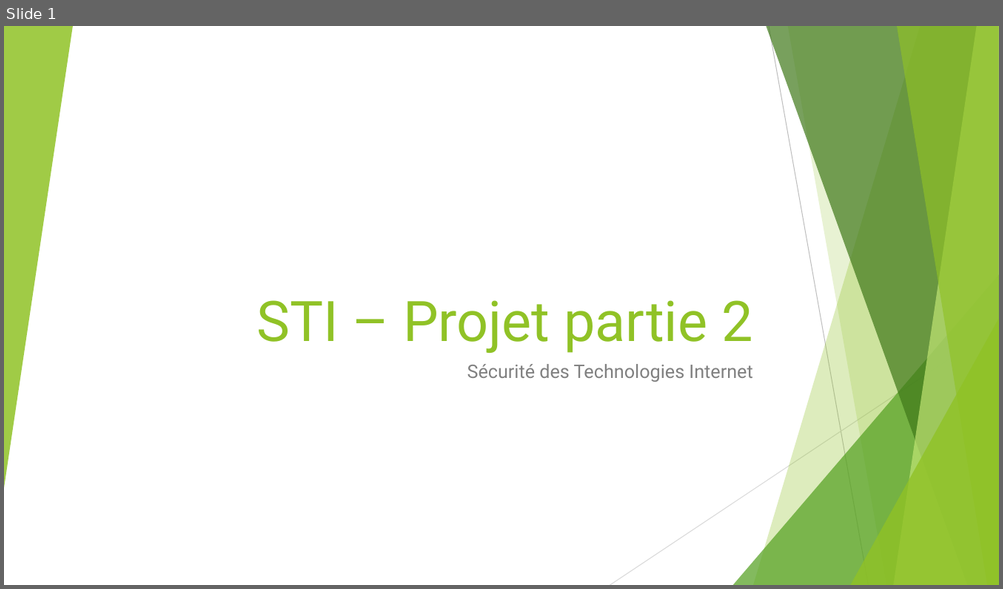
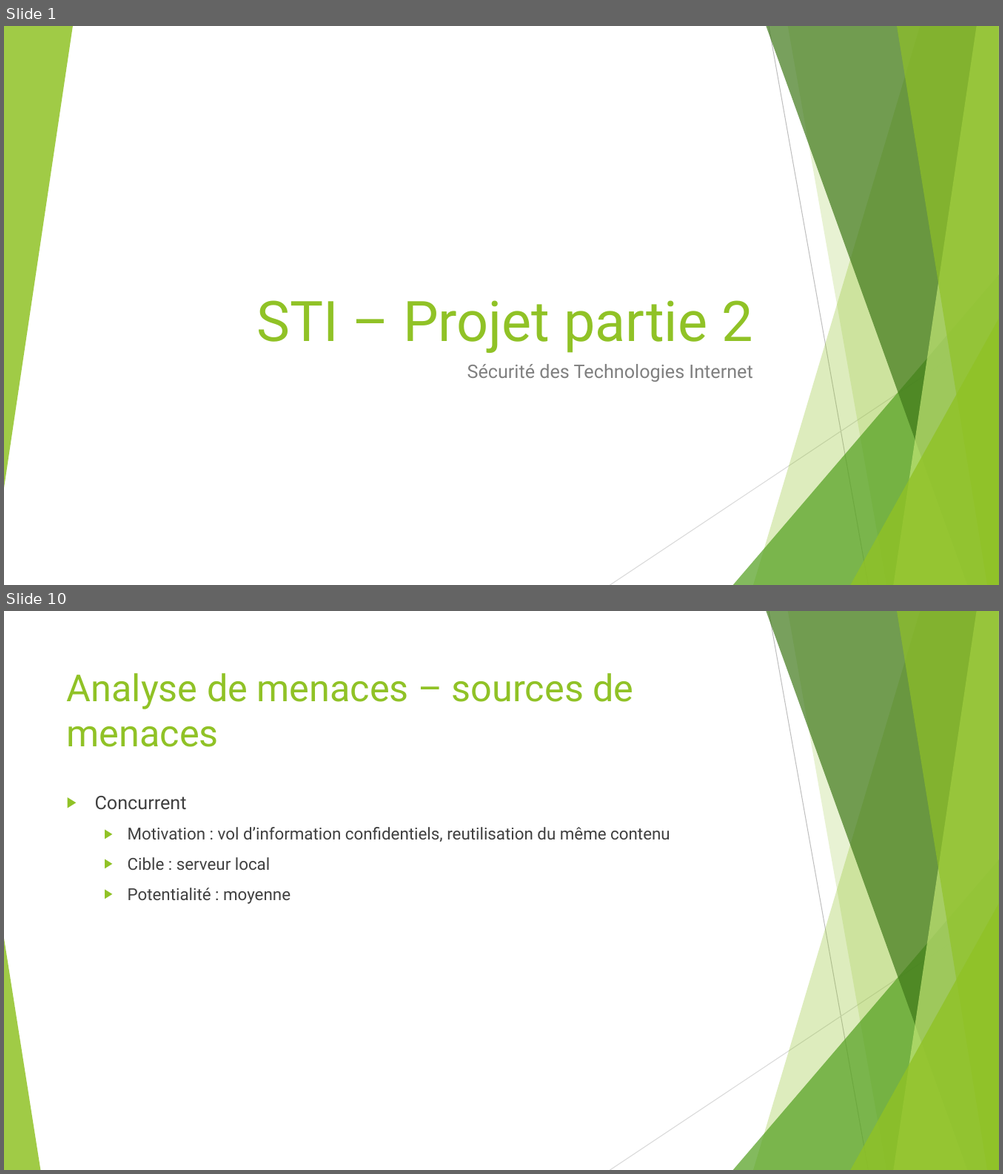
Before and after one commit to asuto4ka/html, a slide deck: Présentation/STI_Schowing_Zharkova.pptx. Shown one above the other, each under a label of ours: slide 1 before the commit, slides 1 and 10 after it; the slides between them are not shown. The pictures are 1003x589 and 1003x1174 pixels, drawn with LibreOffice and Linux fonts; fonts in the diff are those of the drawing. Boxes give left, top, right and bottom in pixels: in the first picture for what was removed or moved away, otherwise in the second. Text is boxed around its words. In the diff, an @@ line names an element or a change of style, - is before the commit and + after.

```diff
--- a/Présentation/STI_Schowing_Zharkova.pptx
+++ b/Présentation/STI_Schowing_Zharkova.pptx
@@ slide 10 added at bbox=[4, 611, 999, 1170], background #FFFFFF; not listed: 9 template elements that a slide beside it also shows @@
@@ title added at bbox=[67, 673, 634, 747], 36 pt, text #90C226 @@
+Analyse de menaces – sources de menaces
@@ text added at bbox=[95, 796, 670, 904], 16 pt, text #404040 @@
+▶ Concurrent
+  ▶ Motivation : vol d’information confidentiels, reutilisation du même contenu
+  ▶ Cible : serveur local
+  ▶ Potentialité : moyenne
@@ triangle added at bbox=[4, 939, 40, 1170], fill #90C226 at 85% opacity @@
```
Also in this commit, not shown: 3 slides changed, 16 other slides added.
